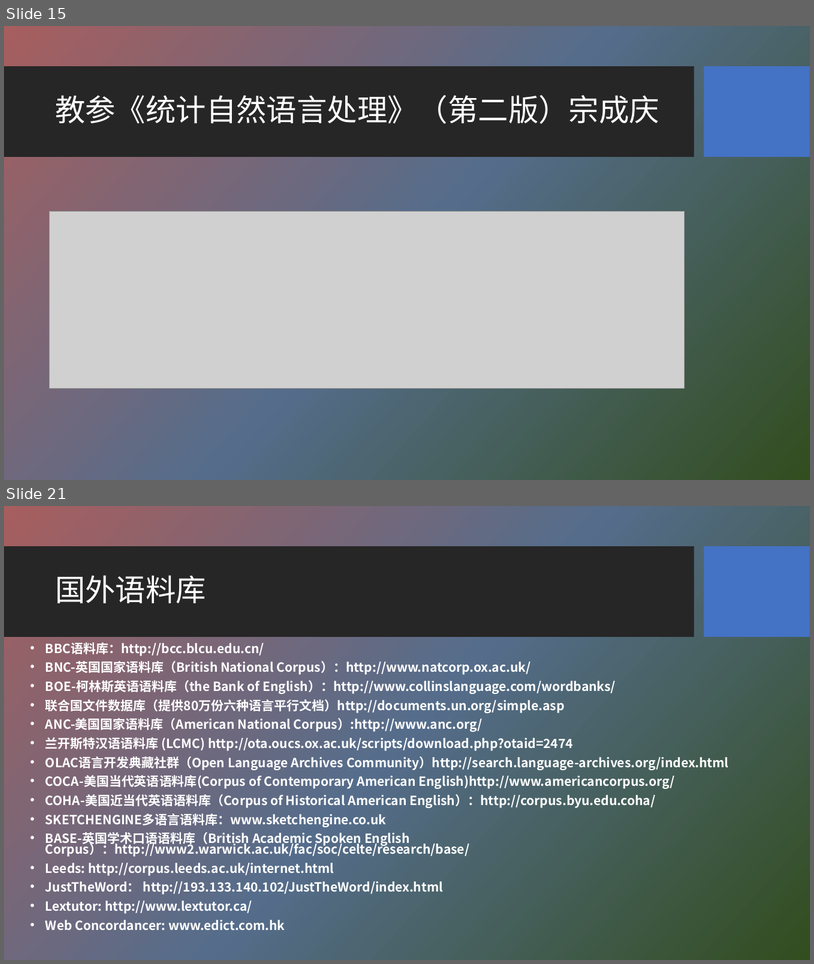
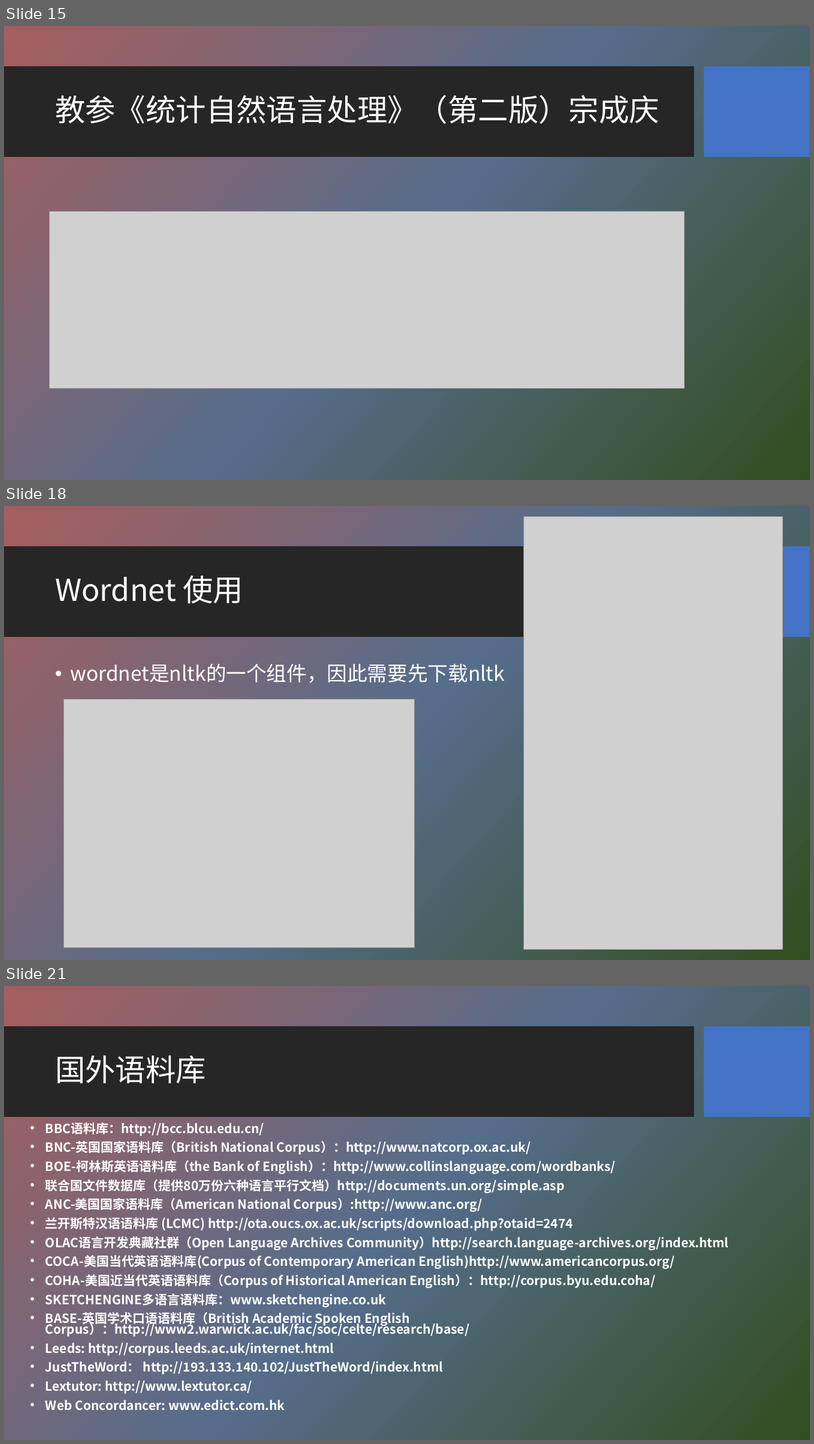
Before and after one commit to HBU/NLP_PPT, a slide deck: PPT-2020/ch02 语料库与词汇知识库.pptx. Shown one above the other, each under a label of ours: slides 15 and 21 before the commit, slides 15, 18 and 21 after it; the slides between them are not shown. The pictures are 814x964 and 814x1444 pixels, drawn with LibreOffice and Linux fonts; fonts in the diff are those of the drawing; grey boxes stand for pictures; background and template pictures are left out. Boxes give left, top, right and bottom in pixels: in the first picture for what was removed or moved away, otherwise in the second. Text is boxed around its words. In the diff, an @@ line names an element or a change of style, - is before the commit and + after.

```diff
--- a/PPT-2020/ch02 语料库与词汇知识库.pptx
+++ b/PPT-2020/ch02 语料库与词汇知识库.pptx
@@ slide 18 added at bbox=[4, 506, 810, 960], background picture (left out); not listed: 2 template elements that a slide beside it also shows @@
@@ picture added at bbox=[524, 516, 783, 949] @@
@@ title added at bbox=[55, 575, 244, 604], 36 pt, text #FFFFFF @@
+Wordnet 使用
@@ text added at bbox=[70, 663, 505, 683], 24 pt, text #FFFFFF @@
+• wordnet是nltk的一个组件，因此需要先下载nltk
@@ picture added at bbox=[64, 699, 416, 947] @@
```
Also in this commit, not shown: 10 slides changed, 1 other slide added, 1 slide removed.
